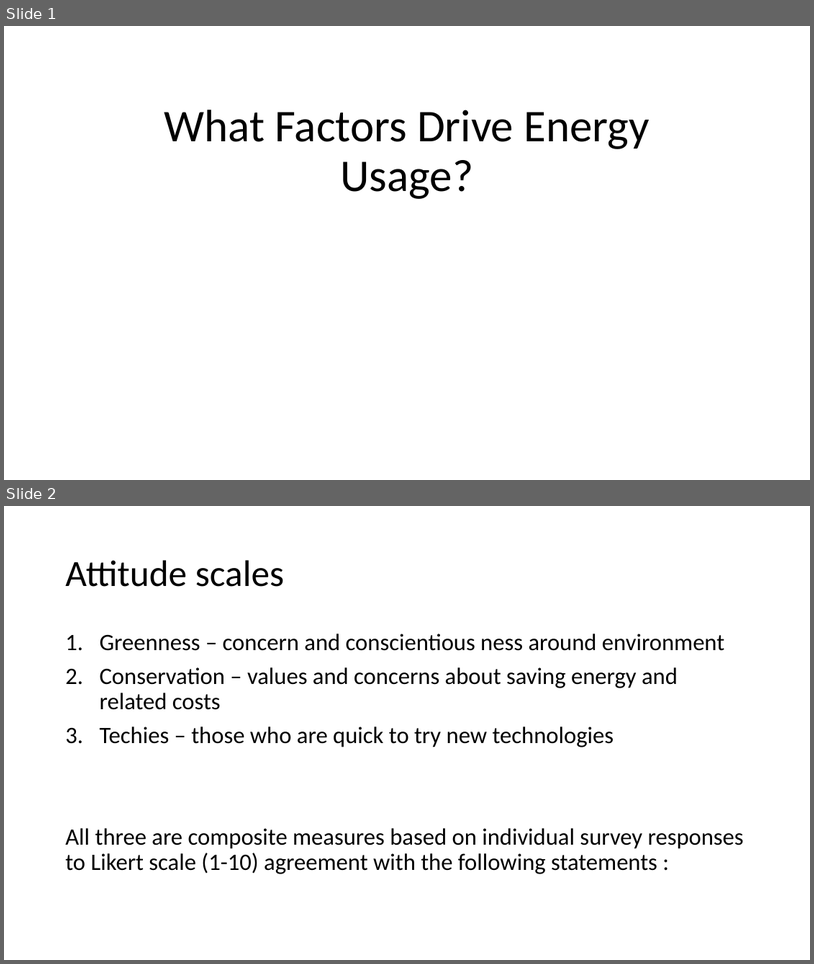
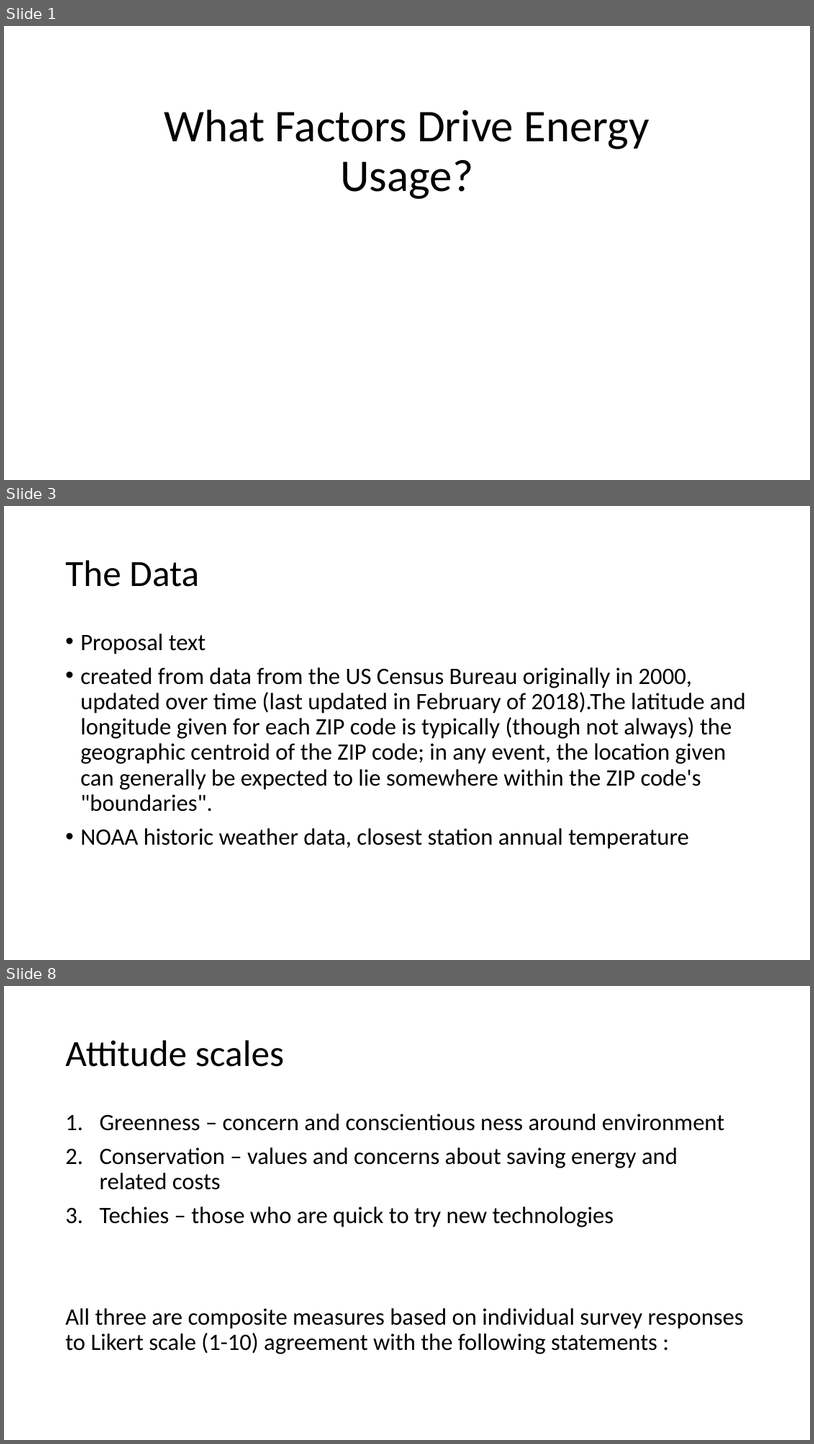
Before and after one commit to evanej/project-1, a slide deck: PPT Draft.pptx. Shown one above the other, each under a label of ours: slides 1 and 2 before the commit, slides 1, 3 and 8 after it; the slides between them are not shown. The pictures are 814x964 and 814x1444 pixels, drawn with LibreOffice and Linux fonts; fonts in the diff are those of the drawing. Boxes give left, top, right and bottom in pixels: in the first picture for what was removed or moved away, otherwise in the second. Text is boxed around its words. In the diff, an @@ line names an element or a change of style, - is before the commit and + after.

```diff
--- a/PPT Draft.pptx
+++ b/PPT Draft.pptx
@@ slide 3 added at bbox=[4, 506, 810, 960], background #FFFFFF @@
@@ title added at bbox=[65, 560, 199, 587], 44 pt, text #000000 @@
+The Data
@@ text added at bbox=[80, 633, 746, 849], 28 pt, text #000000 @@
+• Proposal text
+• created from data from the US Census Bureau originally in 2000, updated over time (last updated in February of 2018).The latitude and longitude given for each ZIP code is typically (though not always) the geographic centroid of the ZIP code; in any event, the location given can generally be expected to lie somewhere within the ZIP code's "boundaries".
+• NOAA historic weather data, closest station annual temperature
@@ what was slide 2 is now slide 8 @@
```
Also in this commit, not shown: 12 other slides added.
